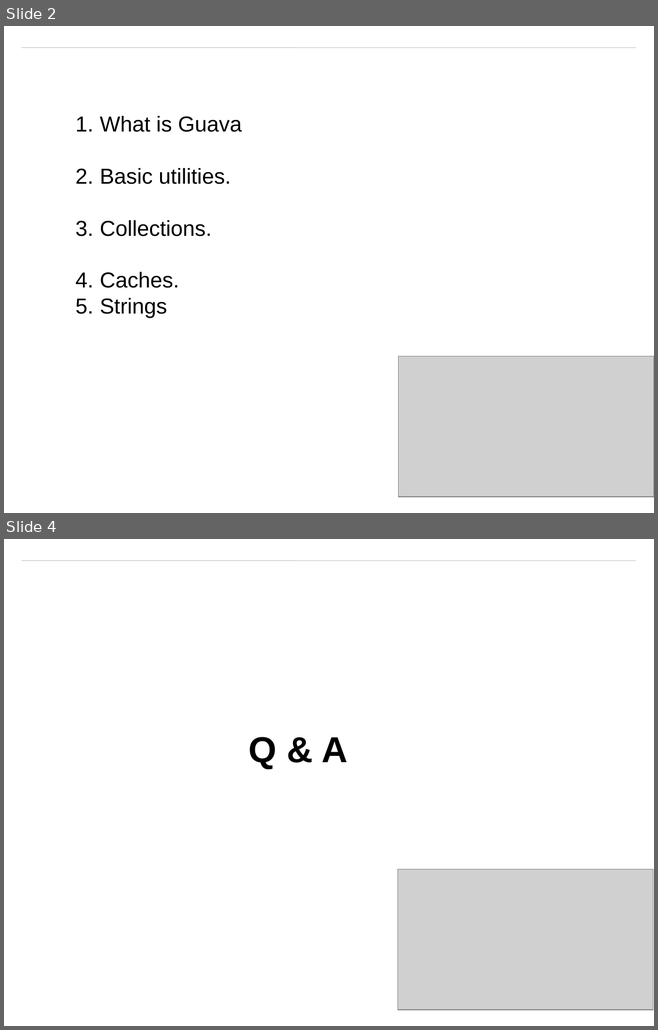
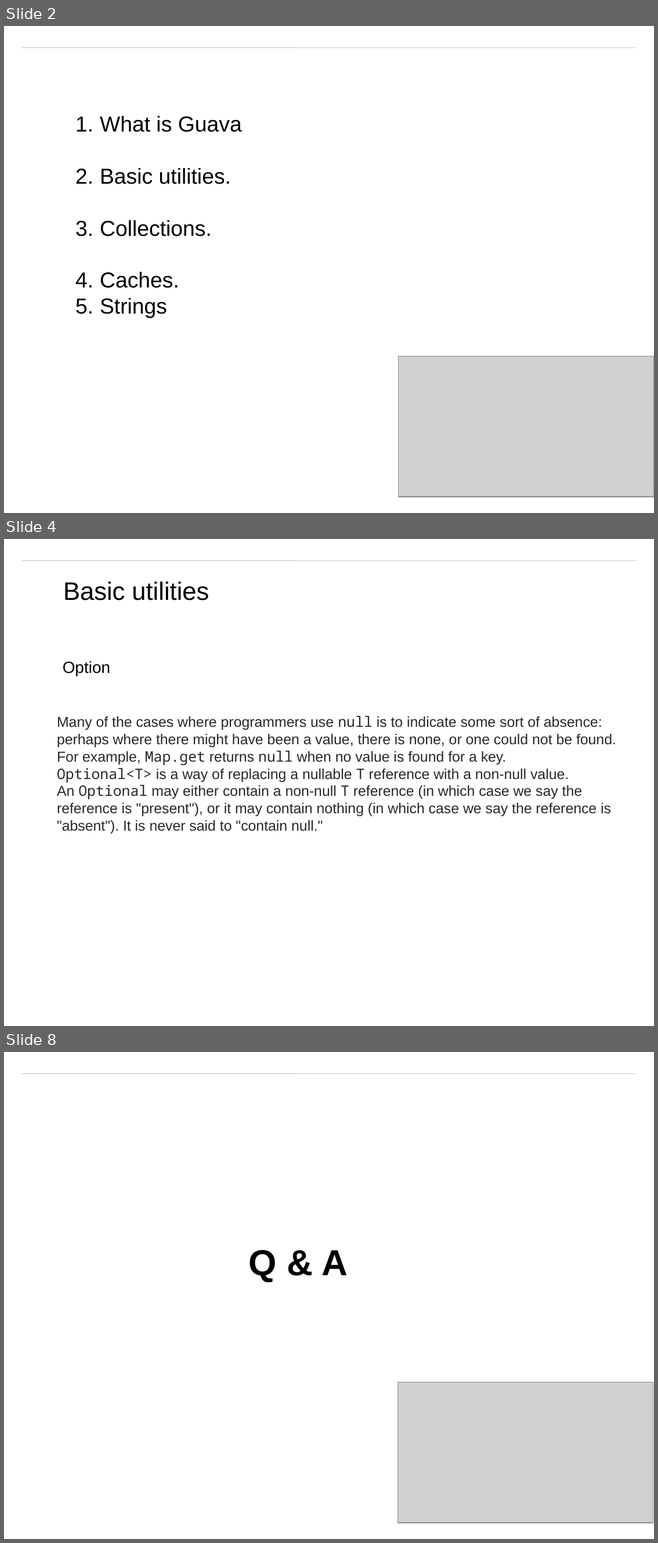
Before and after one commit to matt19870107/Guava, a slide deck: Guava.pptx. Shown one above the other, each under a label of ours: slides 2 and 4 before the commit, slides 2, 4 and 8 after it; the slides between them are not shown. The pictures are 658x1030 and 658x1543 pixels, drawn with LibreOffice and Linux fonts; fonts in the diff are those of the drawing; grey boxes stand for pictures; background and template pictures are left out. Boxes give left, top, right and bottom in pixels: in the first picture for what was removed or moved away, otherwise in the second. Text is boxed around its words. In the diff, an @@ line names an element or a change of style, - is before the commit and + after.

Commit message:
option

```diff
--- a/Guava.pptx
+++ b/Guava.pptx
@@ slide 4 added at (4, 539, 654, 1026), background #FFFFFF; not listed: 1 template element that a slide beside it also shows @@
@@ text added at (63, 581, 209, 600), 28 pt, text #000000 @@
+Basic utilities
@@ text added at (63, 661, 110, 676), 18 pt, text #000000 @@
+Option
@@ text added at (57, 716, 616, 834), 16 pt, text #24292E @@
+Many of the cases where programmers use null is to indicate some sort of absence: perhaps where there might have been a value, there is none, or one could not be found. For example, Map.get returns null when no value is found for a key.
+Optional<T> is a way of replacing a nullable T reference with a non-null value. An Optional may either contain a non-null T reference (in which case we say the reference is "present"), or it may contain nothing (in which case we say the reference is "absent"). It is never said to "contain null."
@@ what was slide 4 is now slide 8 @@
```
Also in this commit, not shown: 4 other slides added, 1 slide removed, 13 other files.
